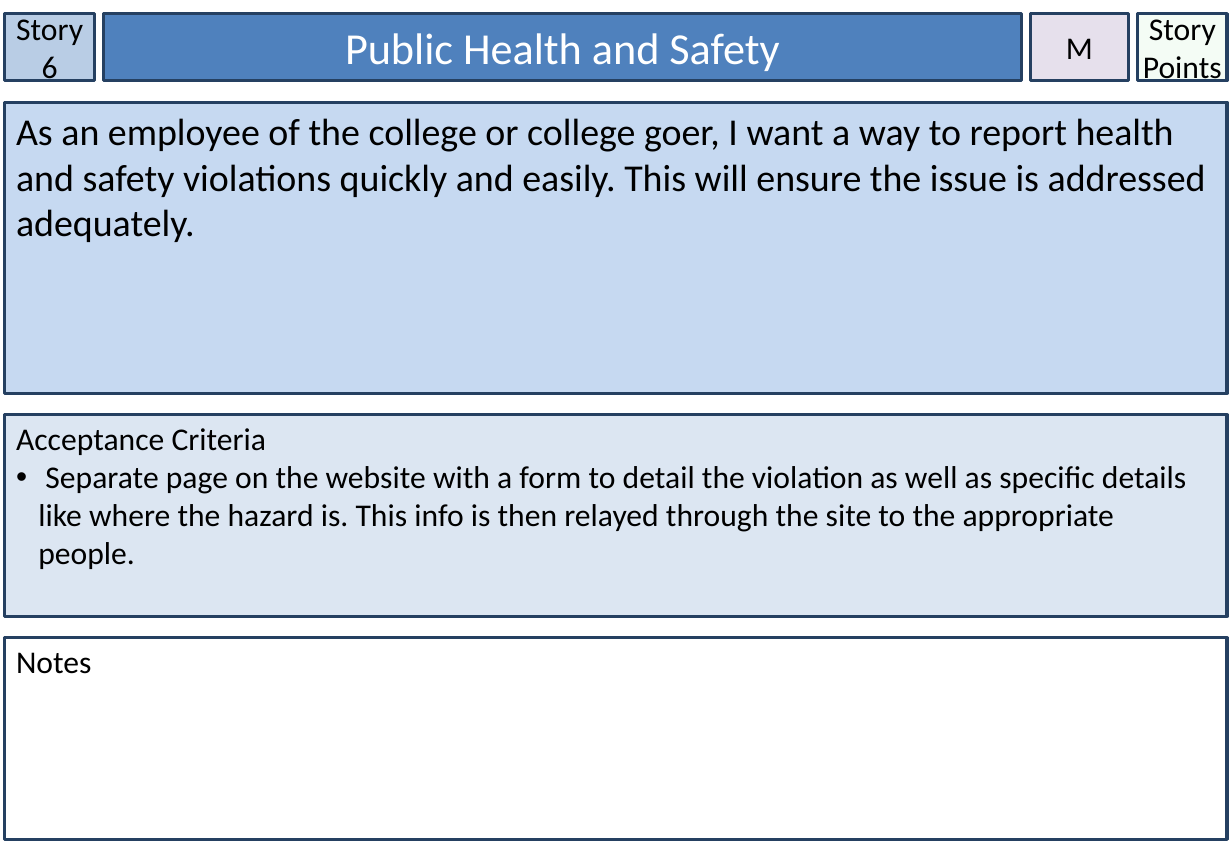
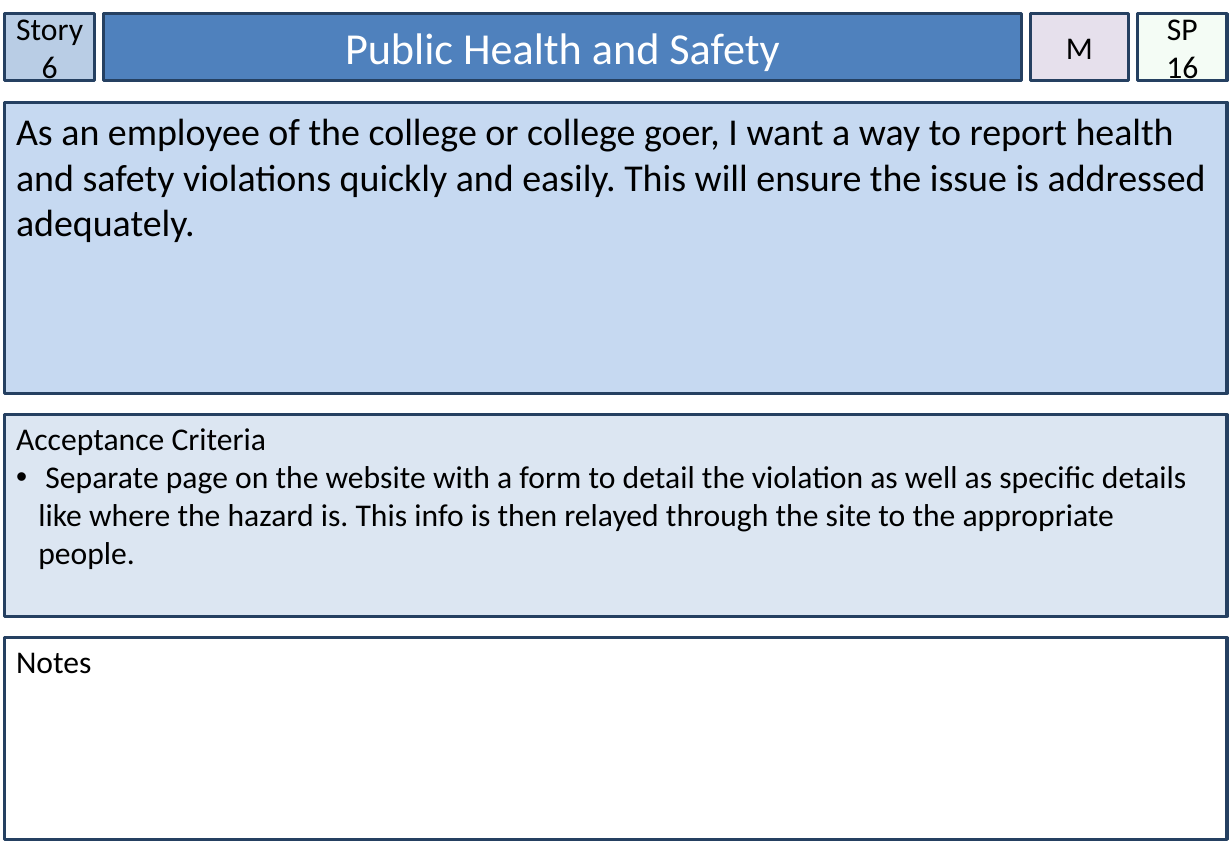
Before and after one commit to knich17/ParkingPermits, a slide deck: slide 7 of Assessment/Story Cards.pptx. Drawn at 1232x853 pixels with LibreOffice and Linux fonts; fonts in the diff are those of the drawing. Boxes give left, top, right and bottom in pixels: in the first picture for what was removed or moved away, otherwise in the second. Text is boxed around its words. In the diff, an @@ line names an element or a change of style, - is before the commit and + after.

Commit message:
Added and refined story points and identified releases

```diff
--- a/Assessment/Story Cards.pptx
+++ b/Assessment/Story Cards.pptx
@@ text in rectangle at [1166,14,1198,82]: text changed @@
-Story Points
+SP
+16
```
Also in this commit, not shown: 6 other slides changed, 1 other file.
